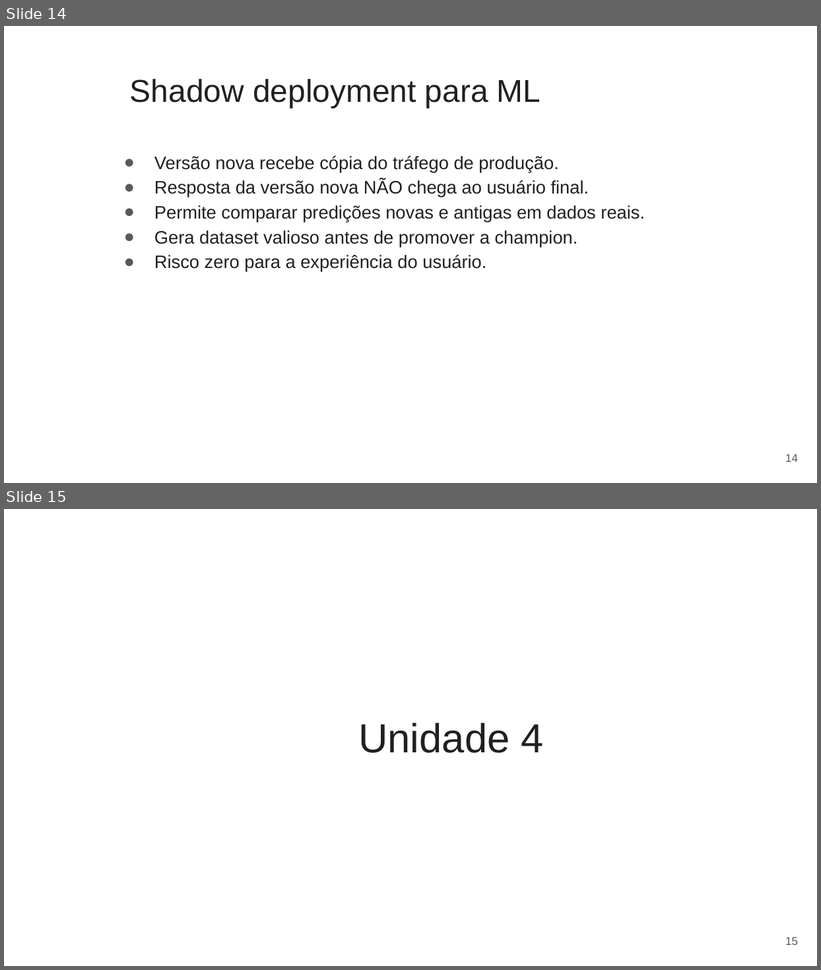
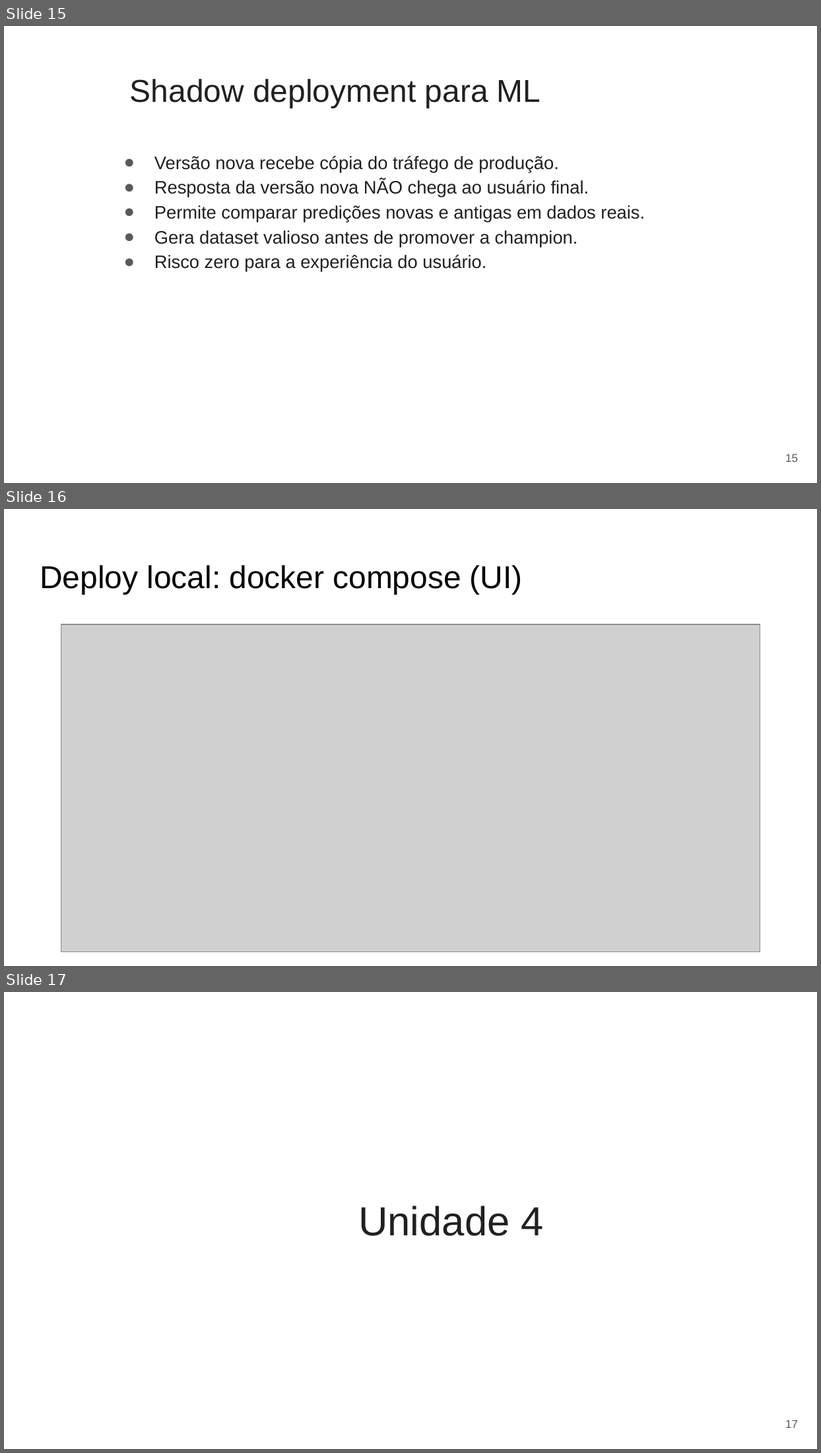
Before and after one commit to gilvanveras/gilvanvmj-mlops-icev, a slide deck: Slides_Domingo.pptx. Shown one above the other, each under a label of ours: slides 14 and 15 before the commit, slides 15, 16 and 17 after it. The pictures are 821x970 and 821x1453 pixels, drawn with LibreOffice and Linux fonts; fonts in the diff are those of the drawing; grey boxes stand for pictures; background and template pictures are left out. Boxes give left, top, right and bottom in pixels: in the first picture for what was removed or moved away, otherwise in the second. Text is boxed around its words. In the diff, an @@ line names an element or a change of style, - is before the commit and + after.

Commit message:
docs(slides): onda 2 + screenshots de UI
Sabado: 3 slides novos (estrutura src/, promover @champion, /predict+WineInput) e 3 screenshots de UI (compare, registry @champion, swagger).
Domingo: 3 screenshots de UI (CI Actions verde, docker compose, drift Evidently).

```diff
--- a/Slides_Domingo.pptx
+++ b/Slides_Domingo.pptx
@@ slide 16 added at [4, 509, 817, 966], background picture (left out) @@
@@ title added at [40, 565, 523, 594], 28 pt, text #000000 @@
+Deploy local: docker compose (UI)
@@ picture added at [61, 625, 760, 952] @@
@@ what was slide 14 is now slide 15 @@
@@ page number at [785, 454, 798, 462]: text changed @@
-14
+15
@@ what was slide 15 is now slide 17 @@
@@ page number at [785, 1420, 798, 1428]: text changed @@
-15
+17
```
Also in this commit, not shown: 2 other slides added, 1 other file.
